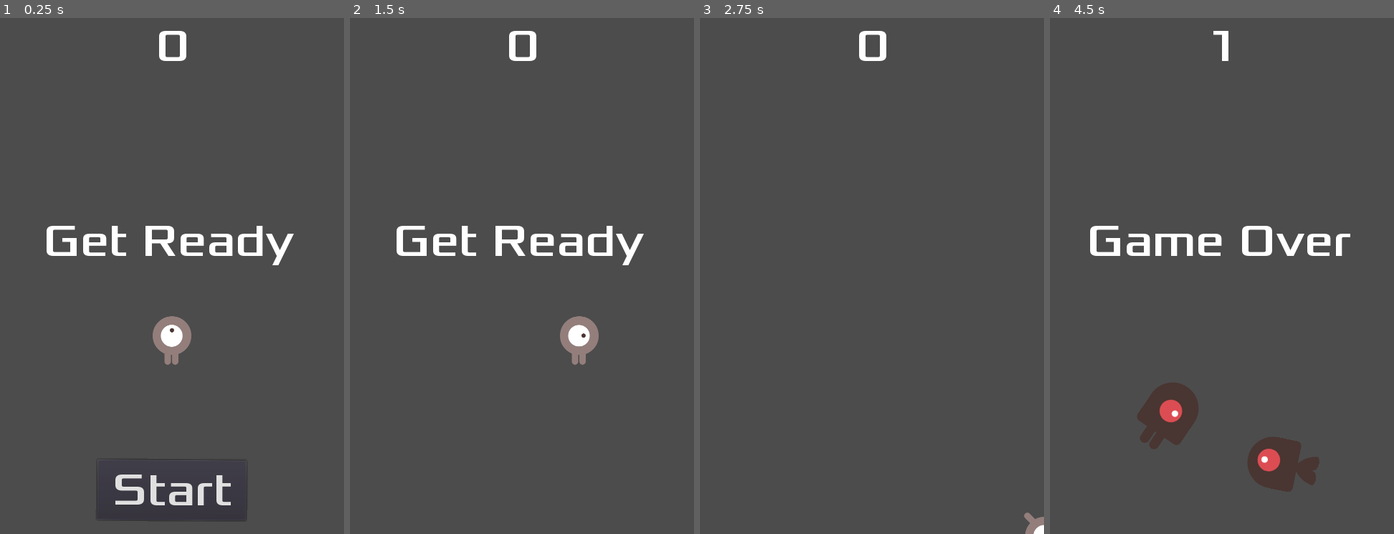
Above: before the commit, frames 1-4 (left to right).
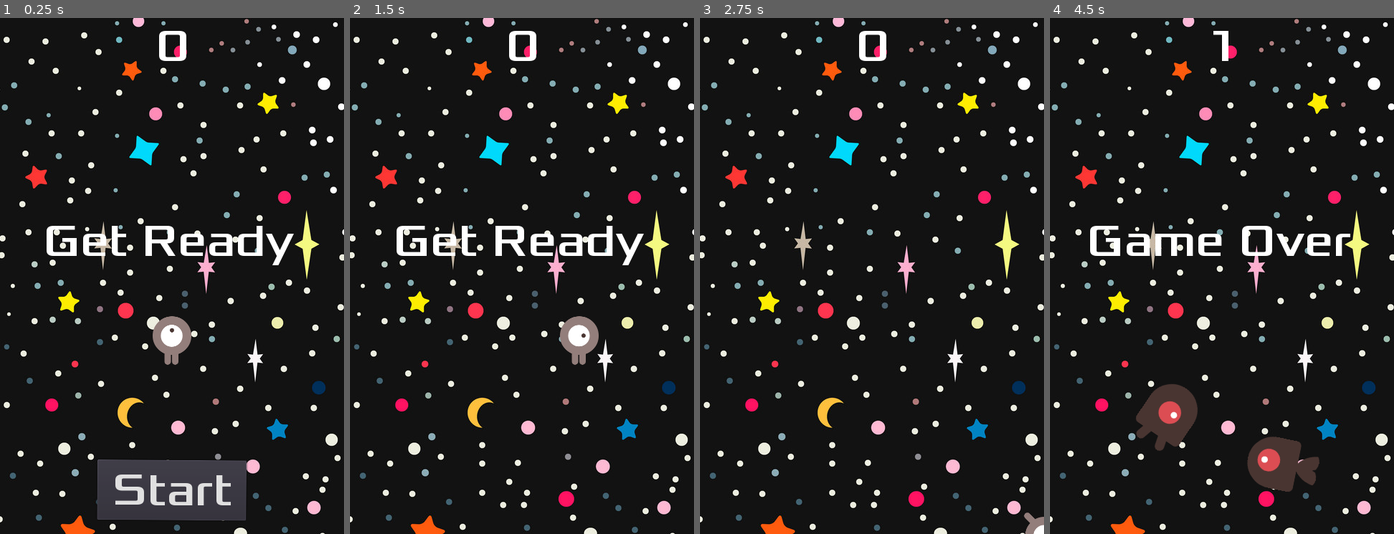
Above: after the commit, the same moments.

Repository: thuurzz/godot-2D-computacao-grafica
Game: Godot game, scene res://Main.tscn
Same seed, same stepped clock (60 frames per second), same inputs: the game is played once before the commit and once after it.
Inputs:
- Up to frame 1 (0.25 s): no input
- Up to frame 2 (1.5 s): click "Start" at 0.5 s; tap Enter (start_game, bound only after the commit) at 1.25, 1.35 s; hold D (move_right) from 1.28 s (still down)
- Up to frame 3 (2.75 s): release D (move_right) at 2.03 s; hold S (move_down) from 2.03 s (still down); tap Enter (start_game, bound only after the commit) at 2.1 s
- Up to frame 4 (4.5 s): release S (move_down) at 2.78 s; hold D (move_right) 2.78-3.53 s; tap Enter (start_game, bound only after the commit) at 2.85, 3.6, 4.35 s; hold W (move_up) 3.53-4.28 s; hold A (move_left) from 4.28 s (still down)

The runs differ from the first frame. In frame 1, 92% of the frame differs, in the area x 0-100%, y 0-100%; in frame 2, 97%; in frame 3, 99%; in frame 4, 95%.

Commit message:
Musica de fundo e atalho teclado

Diff:
--- a/HUD.tscn
+++ b/HUD.tscn
@@ -6,6 +6,12 @@
 [sub_resource type="DynamicFont" id=1]
 size = 64
 font_data = ExtResource( 2 )
+
+[sub_resource type="InputEventAction" id=2]
+action = "start_game"
+
+[sub_resource type="ShortCut" id=3]
+shortcut = SubResource( 2 )
 
 [node name="HUD" type="CanvasLayer"]
 script = ExtResource( 1 )
@@ -47,6 +53,7 @@
 margin_bottom = 41.2
 rect_rotation = 0.407992
 custom_fonts/font = SubResource( 1 )
+shortcut = SubResource( 3 )
 text = "Start"
 
 [node name="MessageTimer" type="Timer" parent="."]
--- a/Main.gd
+++ b/Main.gd
@@ -11,6 +11,8 @@
 	$ScoreTimer.stop()
 	$MobTimer.stop()
 	$HUD.show_game_over()
+	$Music.stop()
+	$DeathSound.play()
 
 func new_game():
 	score = 0
@@ -19,6 +21,7 @@
 	$HUD.update_score(score)
 	$HUD.show_message("Get Ready")
 	get_tree().call_group("mobs", "queue_free")
+	$Music.play()
 
 func _on_ScoreTimer_timeout():
 	score += 1
--- a/Main.tscn
+++ b/Main.tscn
@@ -1,9 +1,12 @@
-[gd_scene load_steps=6 format=2]
+[gd_scene load_steps=9 format=2]
 
 [ext_resource path="res://Player.tscn" type="PackedScene" id=1]
 [ext_resource path="res://Main.gd" type="Script" id=2]
 [ext_resource path="res://Mob.tscn" type="PackedScene" id=3]
 [ext_resource path="res://HUD.tscn" type="PackedScene" id=4]
+[ext_resource path="res://background/starry-sky-drawing-seamless-background-space-vector-28292764.jpg" type="Texture" id=5]
+[ext_resource path="res://art/gameover.wav" type="AudioStream" id=6]
+[ext_resource path="res://art/House In a Forest Loop.ogg" type="AudioStream" id=7]
 
 [sub_resource type="Curve2D" id=1]
 _data = {
@@ -13,6 +16,15 @@
 [node name="Main" type="Node"]
 script = ExtResource( 2 )
 mob_scene = ExtResource( 3 )
+
+[node name="TextureRect" type="TextureRect" parent="."]
+anchor_right = 1.0
+anchor_bottom = 1.0
+margin_left = -272.0
+margin_top = -152.0
+margin_right = 248.0
+margin_bottom = 208.0
+texture = ExtResource( 5 )
 
 [node name="Player" parent="." instance=ExtResource( 1 )]
 
@@ -35,6 +47,12 @@
 
 [node name="HUD" parent="." instance=ExtResource( 4 )]
 
+[node name="Music" type="AudioStreamPlayer" parent="."]
+stream = ExtResource( 7 )
+
+[node name="DeathSound" type="AudioStreamPlayer" parent="."]
+stream = ExtResource( 6 )
+
 [connection signal="hit" from="Player" to="." method="game_over"]
 [connection signal="hit" from="Player" to="Player" method="game_over"]
 [connection signal="timeout" from="MobTimer" to="." method="_on_MobTimer_timeout"]
--- a/Mob.tscn
+++ b/Mob.tscn
@@ -38,6 +38,7 @@
 scale = Vector2( 0.75, 0.75 )
 frames = SubResource( 1 )
 animation = "walk"
+frame = 1
 playing = true
 
 [node name="CollisionShape2D" type="CollisionShape2D" parent="."]
--- a/project.godot
+++ b/project.godot
@@ -47,6 +47,11 @@
 "events": [ Object(InputEventKey,"resource_local_to_scene":false,"resource_name":"","device":0,"alt":false,"shift":false,"control":false,"meta":false,"command":false,"pressed":false,"scancode":83,"physical_scancode":0,"unicode":0,"echo":false,"script":null)
  ]
 }
+start_game={
+"deadzone": 0.5,
+"events": [ Object(InputEventKey,"resource_local_to_scene":false,"resource_name":"","device":0,"alt":false,"shift":false,"control":false,"meta":false,"command":false,"pressed":false,"scancode":16777221,"physical_scancode":0,"unicode":0,"echo":false,"script":null)
+ ]
+}
 
 [physics]
 
Not shown: 1 places in HUD.tscn that only renumber resources
Binary file added: background/starry-sky-drawing-seamless-background-space-vector-28292764.jpg
Not shown, added: background/starry-sky-drawing-seamless-background-space-vector-28292764.jpg.import
